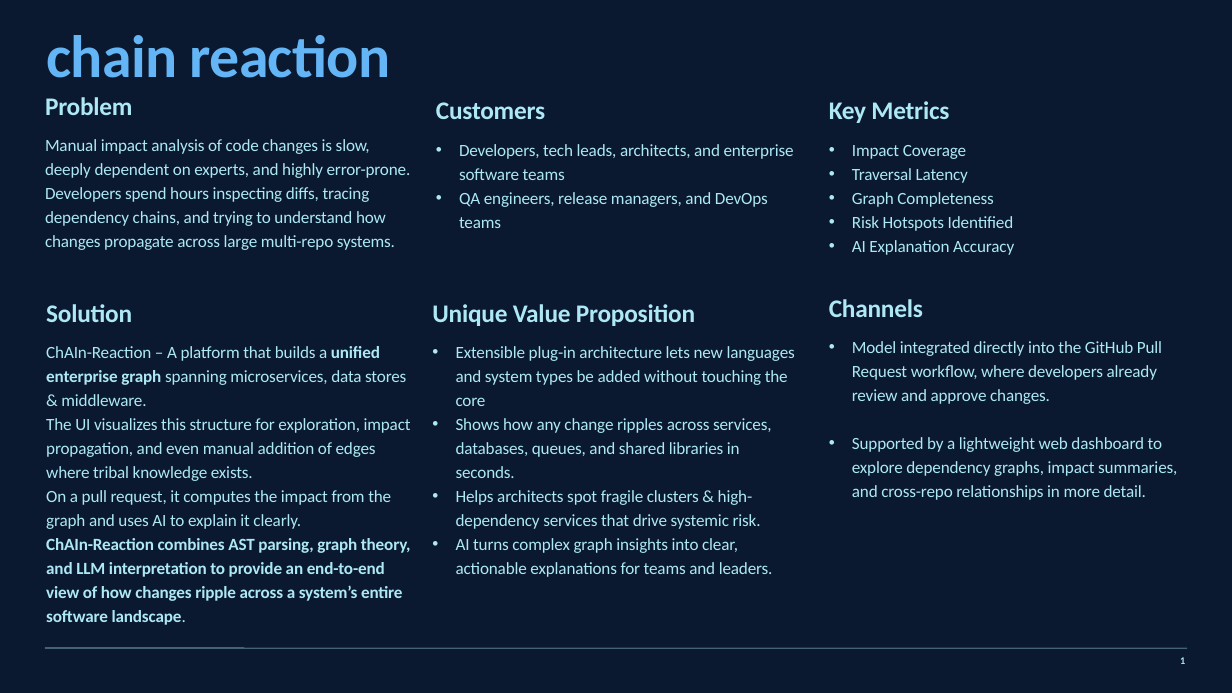
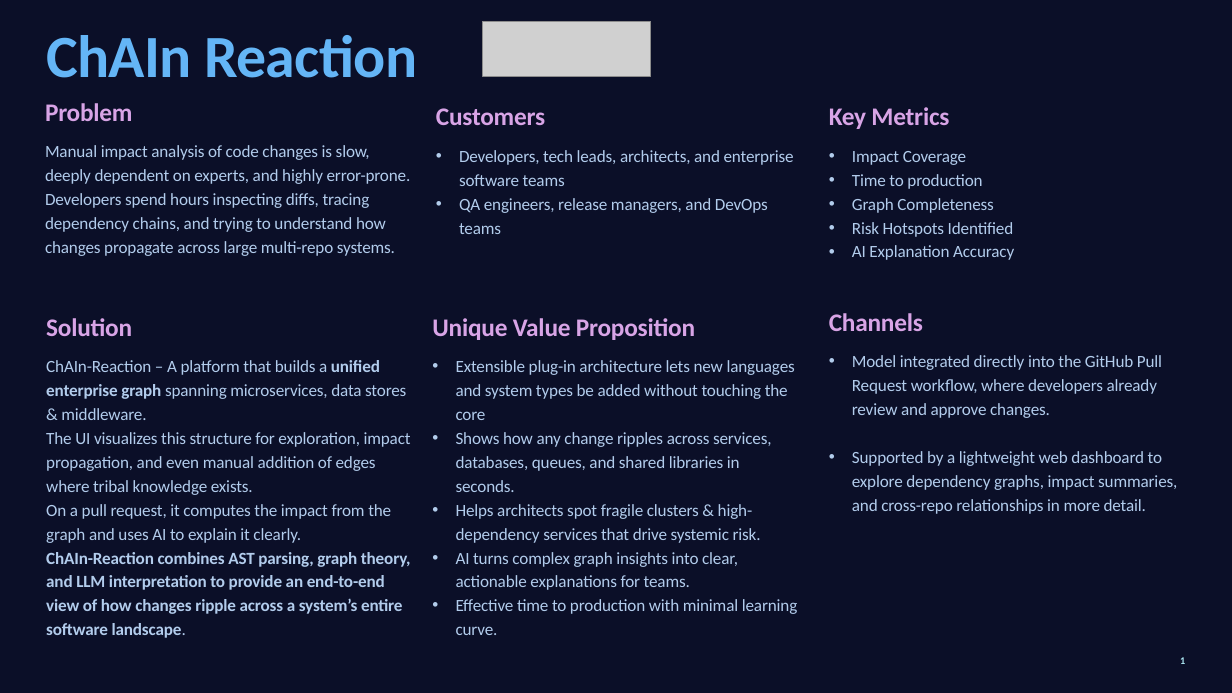
Before and after one commit to PrernaSharma23/ChAIn-Reaction, a slide deck: slide 2 of chAIn-reaction.pptx. Drawn at 1232x693 pixels with LibreOffice and Linux fonts; fonts in the diff are those of the drawing; grey boxes stand for pictures. Boxes give left, top, right and bottom in pixels: in the first picture for what was removed or moved away, otherwise in the second. Text is boxed around its words. In the diff, an @@ line names an element or a change of style, - is before the commit and + after.

```diff
--- a/chAIn-reaction.pptx
+++ b/chAIn-reaction.pptx
@@ background #0A192F to #0B0F28 @@
@@ picture added at [482, 22, 650, 76] @@
@@ text at [46, 35, 417, 78]: text changed @@
-chain reaction
+ChAIn Reaction
@@ text at [852, 174, 982, 189]: text changed; text colour #ADE8F4 to #B2CCEC @@
-• Traversal Latency
+• Time to production
@@ text at [852, 151, 1014, 260]: text colour #ADE8F4 to #B2CCEC in "Impact Coverage", "Graph Completeness", "Risk Hotspots Identified", "AI Explanation Accuracy" @@
@@ text colour #ADE8F4 to #D8A4E6 in 6 elements at [436, 108, 545, 125], [829, 107, 949, 129], [45, 103, 133, 121], [46, 318, 132, 336], [829, 313, 923, 331], [432, 318, 695, 340] @@
@@ 5 texts: place and size @@
-5 texts at [46, 299, 1177, 625]
+5 texts at [46, 313, 1177, 638]
@@ text "Extensible plug-in architecture lets new ...": place and size @@
-text "Extensible plug-in architecture lets new ..." at [456, 346, 795, 577]
+text "Extensible plug-in architecture lets new ..." at [456, 360, 798, 635]
@@ text colour #ADE8F4 to #B2CCEC in 4 elements at [45, 145, 411, 256], [459, 150, 794, 234], [46, 360, 411, 638], [852, 355, 1177, 514] @@
@@ text at [456, 360, 795, 543]: text colour #ADE8F4 to #B2CCEC in "Extensible plug-in architecture lets new languages and ...", "Shows how any change ripples across services, ...", "Helps architects spot fragile clusters & high-dependency ..." @@
@@ text at [456, 552, 798, 635]: text changed; text colour #ADE8F4 to #B2CCEC @@
-• AI turns complex graph insights into clear, actionable explanations for teams and leaders.
+• AI turns complex graph insights into clear, actionable explanations for teams.
+• Effective time to production with minimal learning curve.
@@ line removed from (45, 648) to (1187, 648) @@
```
Also in this commit, not shown: 3 slides added, 2 slides removed, 2 other files.
